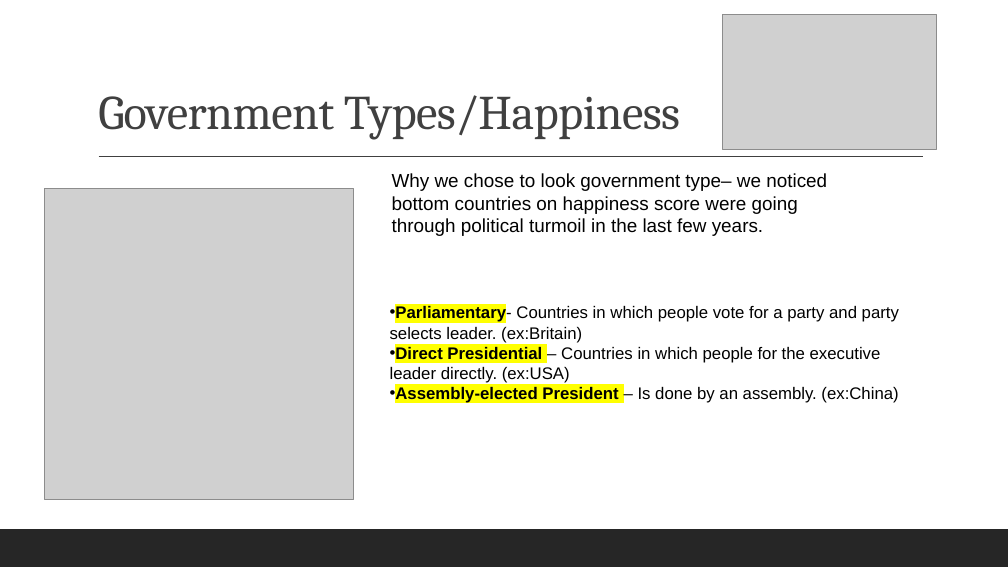
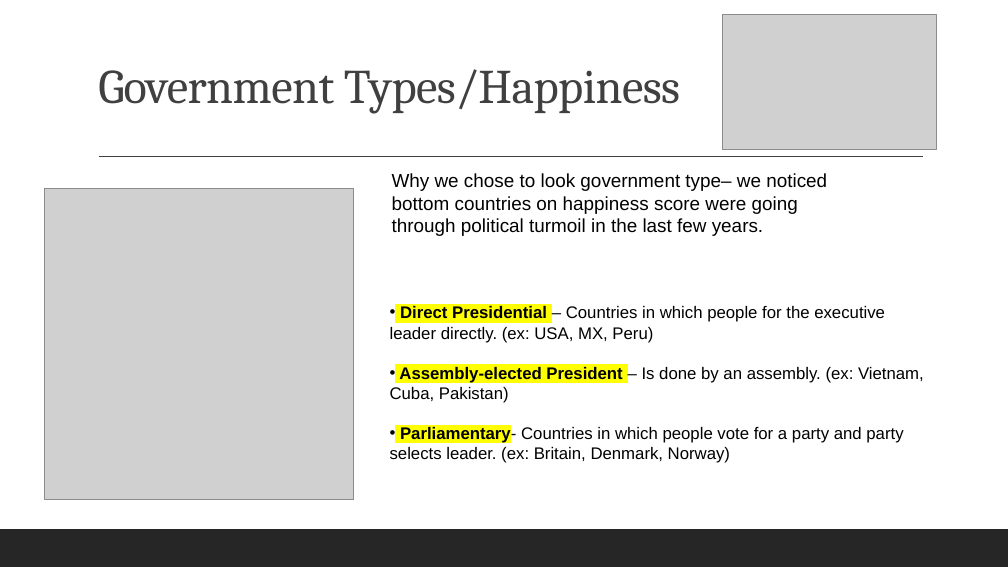
Before and after one commit to reginesgit/Factors-Contributing-to-a-Countrys-Happiness, a slide deck: slide 13 of Anaconda_Results_Presentation.pptx. Drawn at 1008x567 pixels with LibreOffice and Linux fonts; fonts in the diff are those of the drawing; grey boxes stand for pictures. Boxes give left, top, right and bottom in pixels: in the first picture for what was removed or moved away, otherwise in the second. Text is boxed around its words. In the diff, an @@ line names an element or a change of style, - is before the commit and + after.

Commit message:
updated Gov info

```diff
--- a/Anaconda_Results_Presentation.pptx
+++ b/Anaconda_Results_Presentation.pptx
@@ title "Government Types/Happiness": place and size @@
-title "Government Types/Happiness" at [98,95,680,140]
+title "Government Types/Happiness" at [98,69,680,114]
@@ text at [390,306,924,463]: text changed @@
-• Parliamentary- Countries in which people vote for a party and party selects leader. (ex:Britain)
-• Direct Presidential – Countries in which people for the executive leader directly. (ex:USA)
-• Assembly-elected President – Is done by an assembly. (ex:China)
+• Direct Presidential – Countries in which people for the executive leader directly. (ex: USA, MX, Peru)
+• Assembly-elected President – Is done by an assembly. (ex: Vietnam, Cuba, Pakistan)
+• Parliamentary- Countries in which people vote for a party and party selects leader. (ex: Britain, Denmark, Norway)
```
